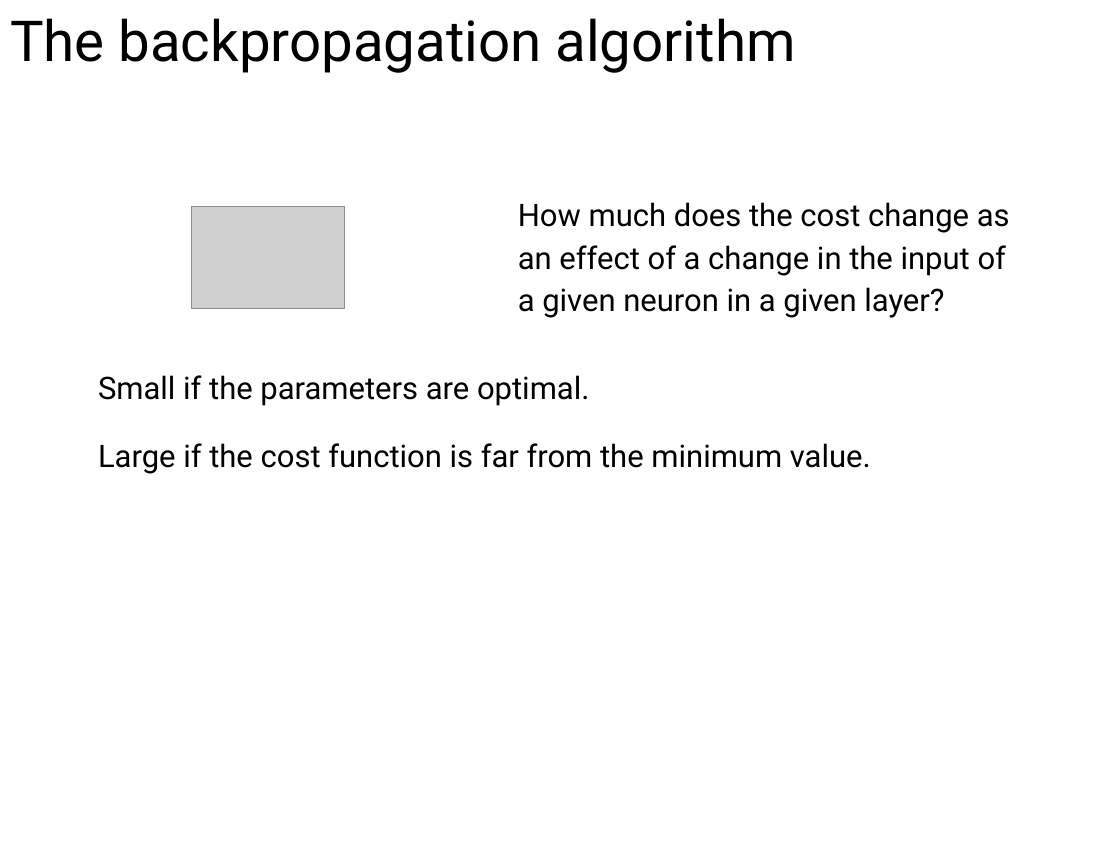
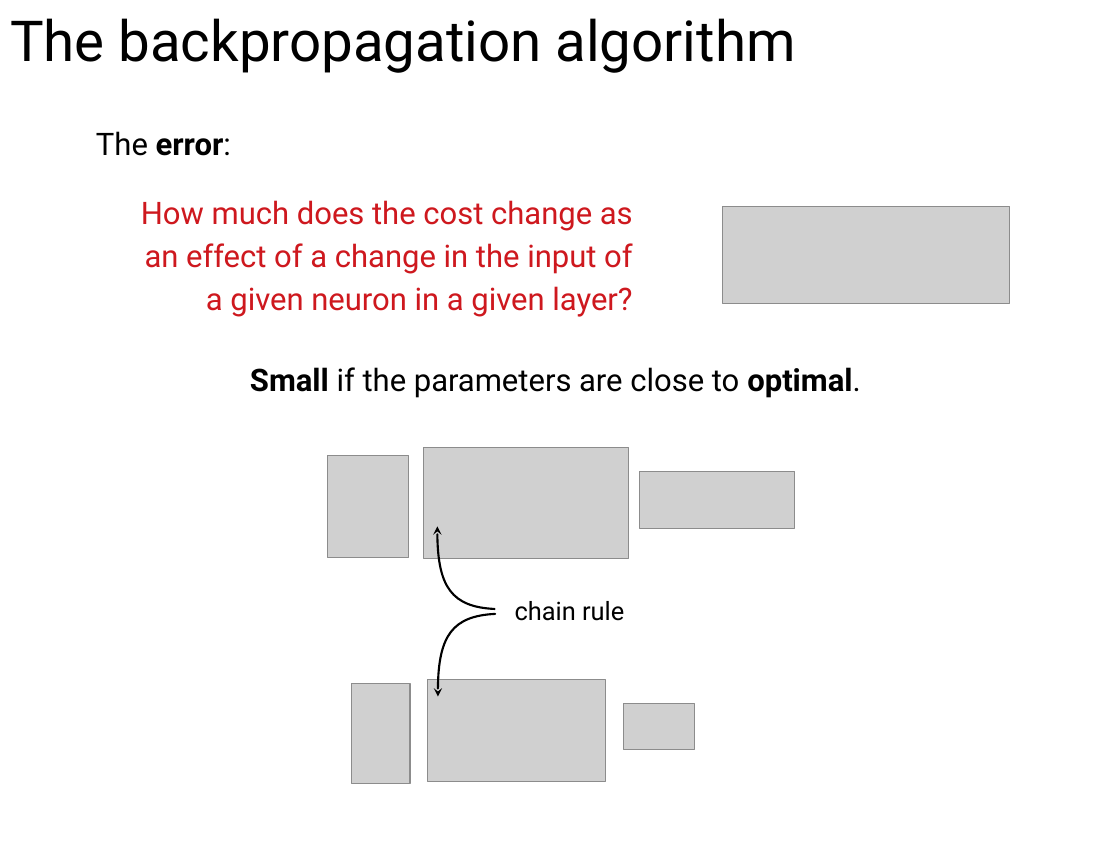
Before and after one commit to ansuini/Winter_School_QLS_2018, a slide deck: slide 10 of Lecture1/slides/Alberto_DeepLearning.odp (slide 9 before the commit). Drawn at 1120x841 pixels with LibreOffice and Linux fonts; fonts in the diff are those of the drawing; grey boxes stand for pictures. Boxes give left, top, right and bottom in pixels: in the first picture for what was removed or moved away, otherwise in the second. Text is boxed around its words. In the diff, an @@ line names an element or a change of style, - is before the commit and + after.

Commit message:
update slides lec 1

```diff
--- a/Lecture1/slides/Alberto_DeepLearning.odp
+++ b/Lecture1/slides/Alberto_DeepLearning.odp
@@ text added at [96, 131, 231, 156], 22 pt, text #000000, bold @@
+The error:
@@ text "How much does the cost ...": place and size @@
-text "How much does the cost ..." at [518, 202, 1010, 318]
+text "How much does the cost ..." at [141, 200, 633, 317]
@@ text "How much does the cost ..." at [141, 200, 633, 317]: text colour #000000 to #CE181E; alignment left to right @@
@@ picture: place and size @@
-picture at [191, 206, 345, 309]
+picture at [723, 206, 1009, 304]
@@ text at [250, 367, 861, 398]: text changed @@
-Small if the parameters are optimal.
+Small if the parameters are close to optimal.
@@ text removed at [98, 443, 871, 474] @@
-Large if the cost function is far from the minimum value.
@@ picture added at [424, 447, 629, 558] @@
@@ picture added at [327, 455, 409, 558] @@
@@ picture added at [639, 471, 795, 527] @@
@@ freeform shape added at [437, 526, 494, 609], outline #000000 1.5 pt @@
@@ freeform shape added at [438, 614, 495, 696], outline #000000 1.5 pt @@
@@ text added at [515, 601, 624, 621], 18 pt, text #000000 @@
+chain rule
@@ picture added at [352, 683, 411, 784] @@
@@ picture added at [428, 679, 606, 782] @@
@@ picture added at [624, 703, 694, 750] @@
```
Also in this commit, not shown: 6 other slides changed, 4 slides added, 3 slides removed, 4 other files.
